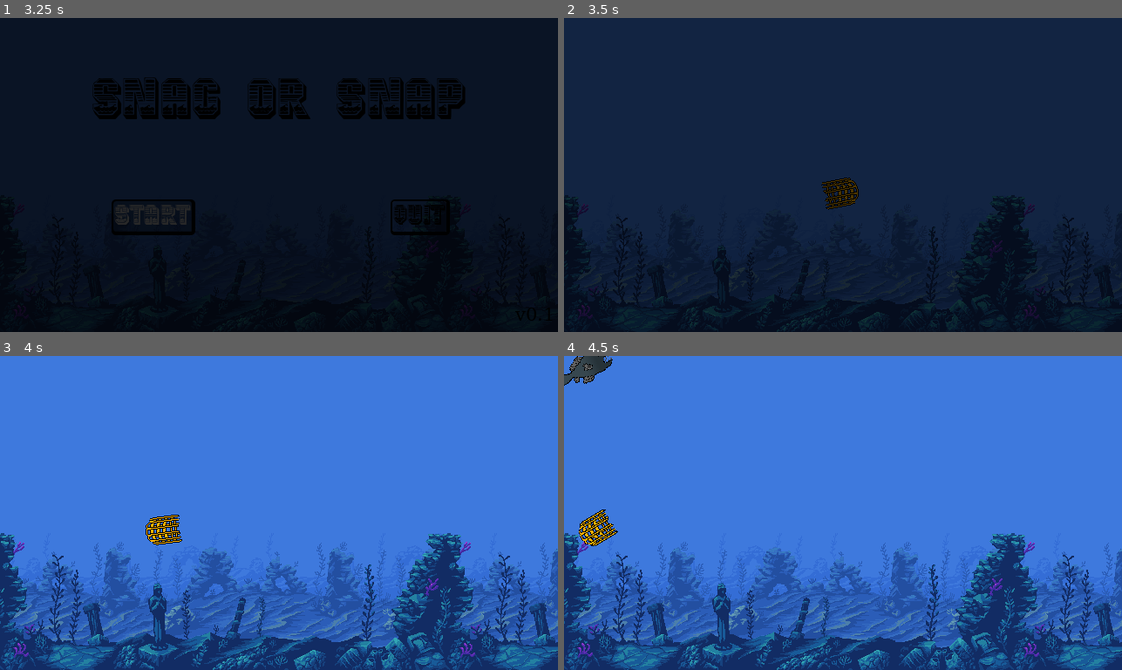
Above: before the commit, frames 1-4 (two rows, left to right).
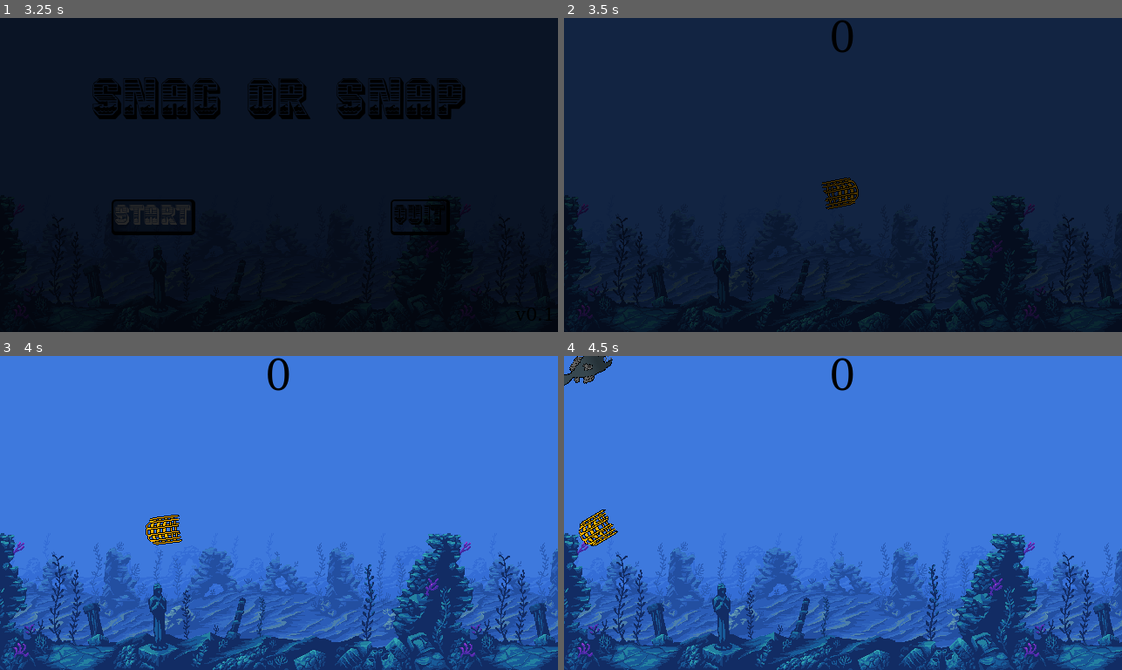
Above: after the commit, the same moments.

Repository: GaraYaka-Studio/snag-or-snap
Game: Godot game, scene res://Scenes/boot_splash.tscn
The game is run twice, just before and just after one commit, with the same random seed, the same clock (stepped at 60 frames per second) and the same inputs.
Inputs (mouse positions are in pixels of both pictures, inside the frame that each line leads up to):
- Up to frame 1 (3.25 s): move the mouse to (251, 237) at 0.52 s; hold S (right) 0.53-2.03 s; tap Enter at 1.25 s; move the mouse to (446, 222) at 1.27 s; move the mouse to (111, 127) at 2.02 s; hold A (left) 2.03-2.75 s; click "Start" at 2.75 s
- Up to frame 2 (3.5 s): no input
- Up to frame 3 (4 s): move the mouse to (306, 513) at 3.52 s; hold A (left) from 3.53 s (still down)
- Up to frame 4 (4.5 s): keep holding A (left); move the mouse to (759, 434) at 4.27 s

Frame 1 is identical in both runs. In frame 2, 0.2% of the frame differs, in the area x 47-52%, y 0-12%; in frame 3, 0.2%; in frame 4, 0.2%.

Commit message:
create the scoring system

Diff:
--- a/Scenes/main.tscn
+++ b/Scenes/main.tscn
@@ -1,9 +1,11 @@
-[gd_scene load_steps=7 format=3 uid="uid://4krjneu1vxw"]
+[gd_scene load_steps=9 format=3 uid="uid://4krjneu1vxw"]
 
 [ext_resource type="Script" uid="uid://cbngyjida4sba" path="res://Scripts/main.gd" id="1_aif4a"]
 [ext_resource type="Texture2D" uid="uid://j22he27mnqw6" path="res://Assets/Background.png" id="1_rkt7w"]
 [ext_resource type="PackedScene" uid="uid://cmuxx3yk174tw" path="res://Scenes/player.tscn" id="2_1hrj1"]
+[ext_resource type="Script" uid="uid://qr4w427bose6" path="res://Scripts/game_manager.gd" id="3_21xkr"]
 [ext_resource type="PackedScene" uid="uid://c6p6coxyp08ij" path="res://Scenes/piranha.tscn" id="3_oaetq"]
+[ext_resource type="Theme" uid="uid://ccv886hidycly" path="res://Assets/Themes/snagpy.tres" id="4_6bp64"]
 [ext_resource type="PackedScene" uid="uid://d11mpmk81tckv" path="res://Scenes/pause_menu.tscn" id="5_3dkl3"]
 
 [sub_resource type="Curve2D" id="Curve2D_3dosv"]
@@ -15,6 +17,22 @@
 [node name="Main" type="Node2D"]
 script = ExtResource("1_aif4a")
 mob_scene = ExtResource("3_oaetq")
+
+[node name="Game Manager" type="Node" parent="."]
+script = ExtResource("3_21xkr")
+
+[node name="Score" type="Label" parent="Game Manager"]
+anchors_preset = 5
+anchor_left = 0.5
+anchor_right = 0.5
+offset_left = -20.0
+offset_right = 20.0
+offset_bottom = 23.0
+grow_horizontal = 2
+theme = ExtResource("4_6bp64")
+theme_override_font_sizes/font_size = 48
+text = "0"
+horizontal_alignment = 1
 
 [node name="Background" type="Sprite2D" parent="."]
 position = Vector2(320, 180)
--- a/Scenes/pause_menu.tscn
+++ b/Scenes/pause_menu.tscn
@@ -129,7 +129,7 @@
 
 [node name="AnimationPlayer" type="AnimationPlayer" parent="."]
 libraries = {
-"": SubResource("AnimationLibrary_gj7ea")
+&"": SubResource("AnimationLibrary_gj7ea")
 }
 
 [connection signal="pressed" from="PanelContainer/VBoxContainer/Resume" to="." method="_on_resume_pressed"]
--- /dev/null
+++ b/Scripts/game_manager.gd
@@ -0,0 +1,14 @@
+extends Node
+
+@export var score: int = 0
+
+@onready var score_label: Label = $Score
+@onready var player: CharacterBody2D = $"../Player"
+
+func _ready() -> void:
+	if player and not player.is_connected("caught", update_score):
+		player.connect("caught", update_score)
+
+func update_score() -> void:
+	score += 1
+	score_label.text = str(score)
--- a/Scripts/player.gd
+++ b/Scripts/player.gd
@@ -1,4 +1,6 @@
 extends CharacterBody2D
+
+signal caught
 
 @onready var collision_polygon: CollisionPolygon2D = $Area2D/CollisionPolygon2D
 @onready var net: RayCast2D = $Net
@@ -29,11 +31,11 @@
 		var collided_mob: Piranha = net.get_collider()
 		if collided_mob and collided_mob is RigidBody2D:
 			collided_mob.queue_free()
+		emit_signal("caught")
 		await get_tree().create_timer(0.1).timeout
 		net.enabled = true
 
 func _on_body_entered(_body: Node2D) -> void:
-	hide()
-	collision_polygon.set_deferred("disabled", true)
+	queue_free()
 	Engine.set_time_scale(0.5)
 	TransitionScreen.change_scene("res://Scenes/start_screen.tscn")
Not shown, added: Scripts/game_manager.gd.uid
